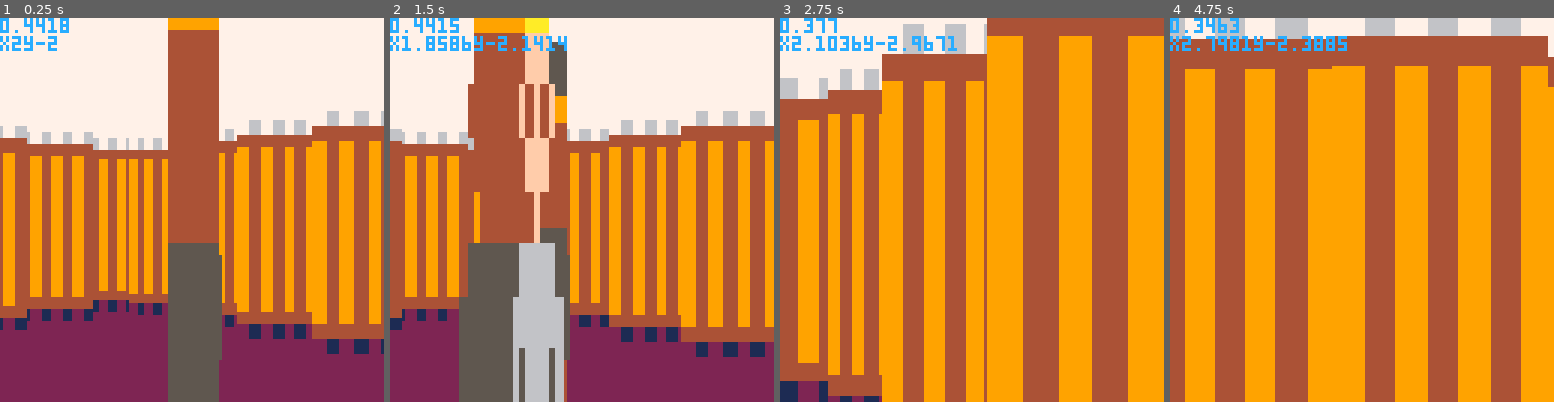
Above: before the commit, frames 1-4 (left to right).
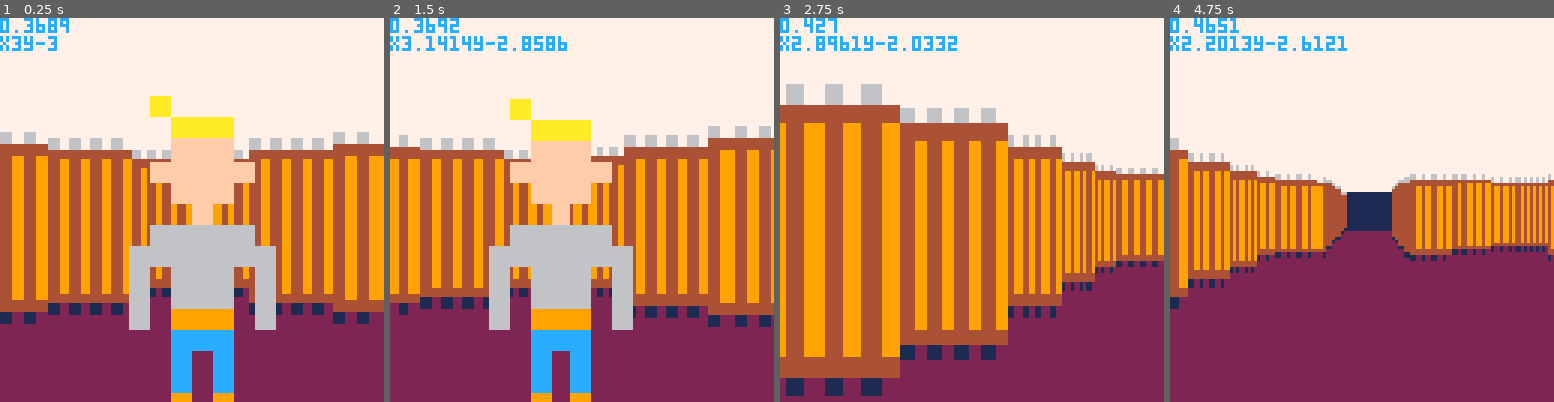
Above: after the commit, the same moments.

Repository: jcwilk/anx
Game: PICO-8 cartridge anx.p8
Same seed, same stepped clock (60 frames per second), same inputs: the game is played once before the commit and once after it.
Inputs:
- Up to frame 1 (0.25 s): no input
- Up to frame 2 (1.5 s): tap X (X key) at 0.33, 1.07 s; tap O (Z key) at 0.7 s
- Up to frame 3 (2.75 s): hold Right 1.6-2.1 s; tap O (Z key) at 1.7, 2.1, 2.5 s; tap X (X key) at 1.85 s; hold Up 2.15-2.42 s; hold Right from 2.47 s (still down)
- Up to frame 4 (4.75 s): tap O (Z key) every 0.4 s from 2.9 to 4.5 s; tap X (X key) at 2.97, 4.08 s; release Right at 3.03 s; hold Left 3.08-3.58 s; hold Down 3.63-3.97 s; hold Right 4.02-4.68 s; hold Up from 4.73 s (still down)

The runs differ from the first frame. In frame 1, 42% of the frame differs, in the area x 0-100%, y 0-100%; in frame 2, 48%; in frame 3, 65%; in frame 4, 88%.

Commit message:
Improved wall rendering
Measure the angle to each end of each wall segment and compute the width based on that, rather than the center and distance.

Still use distance for height.

Lots of optimization potential since each pair of consecutive wall segments will calculate their shared edge twice, but that one edge calculation per wall is probably not significant overall, needs testing.

Last thing is to figure out the rendering order issue...

Diff:
--- a/anx.p8
+++ b/anx.p8
@@ -114,13 +114,17 @@
    return sqrt(t.x*t.x+t.y*t.y)
   end
   local function bearing(t)
-   return makeangle(atan2(t.x,t.y))
+   return makeangle(atan2(t.x,t.y))+.25
   end
   local function diamond_distance(t)
     return abs(t.x)+abs(t.y)
   end
   local function normalize(t)
     return t/t:magnitude()
+  end
+  local function project_onto(t,direction)
+    local dir_mag=direction:tomagnitude()
+    return ((direction*t)/(dir_mag*dir_mag))*direction
   end
   return function(x, y)
    local t = {
@@ -129,7 +133,8 @@
     tostring=vec2d_tostring,
     tobearing=bearing,
     tomagnitude=magnitude,
-    diamond_distance=diamond_distance
+    diamond_distance=diamond_distance,
+    project_onto=project_onto
    }
    setmetatable(t, mt)
    return t
@@ -149,7 +154,7 @@
 
       if val < 0 then
         val = abs(flr(val))+val
-      elseif val > 1 then
+      elseif val >= 1 then
         val = val%1
       end
       return makeangle(val)
@@ -163,7 +168,7 @@
     end
   }
   local function angle_tovector(a)
-    return makevec2d(cos(a.val),sin(a.val))
+    return makevec2d(cos(a.val-.25),sin(a.val-.25))
   end
   return function(angle)
     local t={
@@ -175,28 +180,46 @@
   end
 end)()
 
-function draw_sprite(sprite_id,coords,rel_bearing_to_p,reversed,flat)
-  if rel_bearing_to_p.val < 0.25 or rel_bearing_to_p.val > 0.75 then
-    rel_bearing_to_p+=0.5
+function draw_sprite(sprite_id,coords,bearing,reversed,flat)
+  local rel_bearing_to_p=(player.coords-coords):tobearing()-bearing
+  if rel_bearing_to_p.val > 0.25 and rel_bearing_to_p.val < 0.75 then
+    rel_bearing_to_p+=.5
+    bearing+=.5
     reversed=not reversed
   end
-  local diffc=coords-player.coords
-  local diffcmag=abs(diffc:tomagnitude())
-  local diffb=diffc:tobearing()-player.bearing
+
   local range_of_field=1/8 -- 45*
-  local centered=(diffb+0.5).val-0.5
-  local x=centered/range_of_field*2*64+64
-  local scale=25/diffcmag --22 units away to be 1:1
-  local depthoffset=sin((rel_bearing_to_p).val)*scale
-  x+=depthoffset/2
-  depth=abs(depthoffset)
-  local foreshortening = abs(cos((rel_bearing_to_p).val))
-  local width=8*scale*foreshortening
-  if x-width >= 128 or x+width <= 0 or diffcmag < 0.6 then --it's offscreen or too close
+
+  -- print(rel_bearing_to_p.val)
+
+  --local bearing=diffc:tobearing()-.5-rel_bearing_to_p
+  -- print(bearing.val)
+  local width_vector=(bearing-.25):tovector()
+  local left_coords=coords-width_vector/2
+  local left_rel_bearing=(left_coords-player.coords):tobearing()-player.bearing
+  local vx=flr(((left_rel_bearing+.5).val-.5)/range_of_field*64+64)
+  if vx >= 128 then
     return
   end
-  local height=16*scale
-  local vx=x-width/2
+
+  local right_coords=left_coords+width_vector
+  local right_rel_bearing=(right_coords-player.coords):tobearing()-player.bearing
+  local width=flr(((right_rel_bearing+.5).val-.5)/range_of_field*64+64)-vx
+  if vx+width < 0 then
+    return
+  end
+
+  --local scale=width/width_vector:project_onto((player.bearing+0.25):tovector()):tomagnitude()
+  local distance=(coords-player.coords):tomagnitude()
+  local scale=80/distance
+  local depthoffset=sin((rel_bearing_to_p).val)/8*scale
+  local depth=abs(depthoffset)
+
+  if not flat then
+    vx-=depthoffset/2
+  end
+
+  local height=scale*2
   local vy=64-height*.4
   local spritex=8*(sprite_id%16)
   local spritey=8*flr(sprite_id/16)
@@ -208,7 +231,7 @@
     1,2,4,4
   }
 
-  if flat or diffcmag > 5 then
+  if flat or distance > 5 then
     --todo - better organize/share the color 14 logic?
     palt(14,not reversed)
     if not flat then
@@ -251,8 +274,8 @@
       sprite_colors[dx][dy]=sget(dxrev,spritey+dy)
     end
 
-    if (rel_bearing_to_p-0.5+mute_radius).val > mute_radius*2 then
-      if rel_bearing_to_p.val > .5 then
+    if (rel_bearing_to_p+mute_radius/2).val > mute_radius then
+      if rel_bearing_to_p.val < .5 then
         calcxo=vx+dx*width/8-depth+1
         calcxf=vx+dx*width/8
       else
@@ -265,7 +288,7 @@
       end
     end
 
-    if (rel_bearing_to_p-0.25-mute_radius).val < .5-mute_radius*2 then
+    if rel_bearing_to_p.val < .25-mute_radius/2 or rel_bearing_to_p.val > .75+mute_radius/2 then
       facexo[dx]=1+vx+dx*width/8
       facexf[dx]=vx+(dx+1)*width/8
     end
@@ -276,7 +299,7 @@
     tileyf=flr(vy+(dy+1)*height/16)
 
     palt(0,false)
-    if rel_bearing_to_p.val > 0.5 then
+    if rel_bearing_to_p.val < 0.5 then
       startx=7
       diffx=-1
     else
@@ -307,9 +330,7 @@
 
 makemobile = (function()
   local function draw_mobile(obj)
-    local rel_bearing_to_p=(player.coords-obj.coords):tobearing()-obj.bearing
-    local reversed=false
-    draw_sprite(obj.sprite_id,obj.coords,rel_bearing_to_p,reversed)
+    draw_sprite(obj.sprite_id,obj.coords,obj.bearing,false)
   end
 
   return function(sprite_id,coords,bearing)
@@ -332,23 +353,23 @@
     next_row=makevec2d(0,towinf(pv.y))
   end
   local init_spot = makevec2d(flr(player.coords.x+0.5),flr(player.coords.y+0.5))
-  local current_spot,sprite_id,vtop
+  local current_spot,sprite_id,wtopraw,wtop
   for row=12,0,-1 do
-    for col=-row-2,row+2 do
+    for col=-row-3,row+3 do
       current_spot=init_spot + row*next_row + col*next_col
       --spr(3,current_spot.x*8,-current_spot.y*8)
       sprite_id=mget(current_spot.x,-current_spot.y)
       if sprite_id > 0 then
-        vtopraw=player.coords-current_spot
-        vtop=makevec2d(mid(-1,1,towinf(vtopraw.x)),mid(-1,1,towinf(vtopraw.y))) --fix me!
-        if(mget(current_spot.x+vtop.x,-current_spot.y) == 0) then
-          draw_sprite(sprite_id,makevec2d(current_spot.x+vtop.x*.5,current_spot.y),vtopraw:tobearing()-makevec2d(vtop.x,0):tobearing(),false,true)
+        wtopraw=player.coords-current_spot
+        wtop=makevec2d(mid(-1,1,towinf(wtopraw.x)),mid(-1,1,towinf(wtopraw.y))) --fix me!
+        if(mget(current_spot.x+wtop.x,-current_spot.y) == 0) then
+          draw_sprite(sprite_id,makevec2d(current_spot.x+wtop.x*.5,current_spot.y),makevec2d(wtop.x,0):tobearing(),false,true)
         end
-        if(mget(current_spot.x,-current_spot.y-vtop.y) == 0) then
-          draw_sprite(sprite_id,makevec2d(current_spot.x,current_spot.y+vtop.y*.5),vtopraw:tobearing()-makevec2d(0,vtop.y):tobearing(),false,true)
+        if(mget(current_spot.x,-current_spot.y-wtop.y) == 0) then
+          draw_sprite(sprite_id,makevec2d(current_spot.x,current_spot.y+wtop.y*.5),makevec2d(0,wtop.y):tobearing(),false,true)
         end
-        -- if(mget(current_spot.x,current_spot.y+vtop.y) == 0) then
-        --   draw_sprite(sprite_id,makevec2d(current_spot.x,current_spot.y+vtop.y/2),vtopraw:tobearing()-makevec2d(0,vtop.y):tobearing(),false,true)
+        -- if(mget(current_spot.x,current_spot.y+wtop.y) == 0) then
+        --   draw_sprite(sprite_id,makevec2d(current_spot.x,current_spot.y+wtop.y/2),wtopraw:tobearing()-makevec2d(0,wtop.y):tobearing(),false,true)
         -- end
         --spr(sprite_id,current_spot.x*8,-current_spot.y*8)
       end
@@ -359,12 +380,12 @@
 end
 
 mobile_pool = make_pool()
-player =makemobile(false,makevec2d(2,-2),makeangle(1/8))
+player =makemobile(false,makevec2d(3,-3),makeangle(-1/8))
 -- for i=0,2 do
 --   mobile_pool.make(makemobile(flr(rnd(2)),makevec2d(rnd(8),-rnd(10)),makeangle(rnd())))
 -- end
-mobile_pool.make(makemobile(0,makevec2d(3,-3),makeangle(rnd())))
-mobile_pool.make(makemobile(1,makevec2d(4,-4),makeangle(rnd())))
+mobile_pool.make(makemobile(0,makevec2d(2,-2),makeangle(-1/8)))
+--mobile_pool.make(makemobile(1,makevec2d(4,-4),makeangle(rnd())))
 
 function _update()
   local offset = makevec2d(0,0)
@@ -425,7 +446,7 @@
 function _draw()
   rectfill(0,0,127,63,7)
   rectfill(0,64,127,127,2)
-  rectfill(0,52,127,80,1)
+  rectfill(0,58,127,70,1)
   --draw_stars()
   draw_walls()
   mobile_pool.each_in_order(function(a,b)
